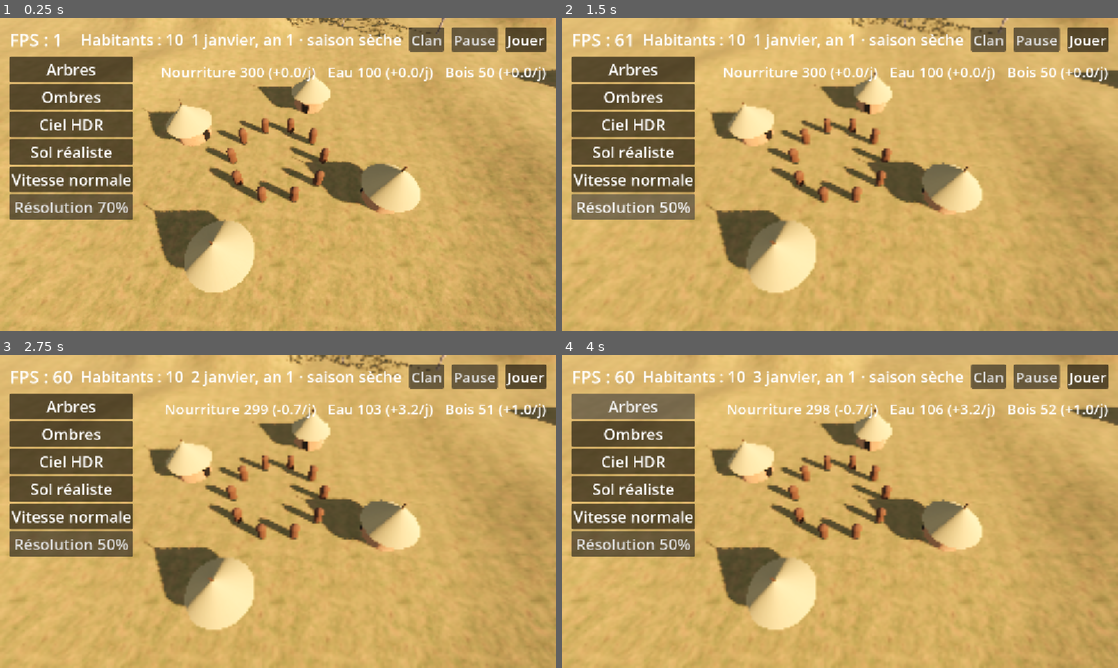
Above: before the commit, frames 1-4 (two rows, left to right).
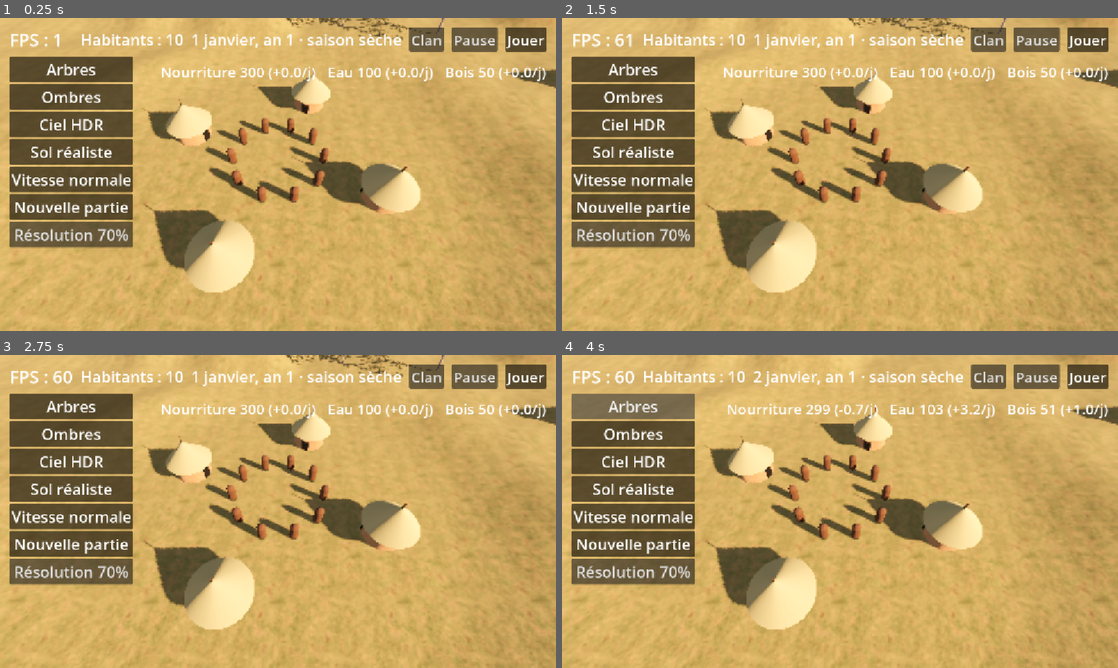
Above: after the commit, the same moments.

Repository: barroapk/faso-kanou
Game: Godot game, scene res://scenes/main.tscn
The game is run twice, just before and just after one commit, with the same random seed, the same clock (stepped at 60 frames per second) and the same inputs. A sky picture missing from this copy of the repository is replaced by a grey-blue gradient.
Inputs (mouse positions are in pixels of both pictures, inside the frame that each line leads up to):
- Up to frame 1 (0.25 s): no input
- Up to frame 2 (1.5 s): click (634, 205) at 0.5 s, where only the run after the commit has a clickable "Nouvelle partie"; click (634, 205) at 1.25 s, where only the run after the commit has a clickable "Nouvelle partie"
- Up to frame 3 (2.75 s): click "Jouer" at 2 s
- Up to frame 4 (4 s): click "Jouer" at 2.75 s; click "Arbres" at 3.5 s

The runs differ from the first frame. In frame 1, 2.3% of the frame differs, in the area x 1-24%, y 58-74%; in frame 2, 4.7%, in the area x 1-100%, y 0-88%; in frame 3, 4.0%; in frame 4, 3.2%.

Commit message:
v0.2 : sauvegarde et chargement fiables

Diff:
--- a/project.godot
+++ b/project.godot
@@ -9,15 +9,17 @@
 config_version=5
 
 [application]
-boot_splash/image="res://assets/ecran_demarrage.png"
-boot_splash/bg_color=Color(0.16, 0.06, 0.05, 1)
-boot_splash/show_image=true
-boot_splash/fullsize=true
 
 config/name="FasoKanou"
 run/main_scene="res://scenes/main.tscn"
 config/features=PackedStringArray("4.7", "GL Compatibility")
+boot_splash/bg_color=Color(0.16, 0.06, 0.05, 1)
 config/icon="res://icon.svg"
+boot_splash/image="res://assets/ecran_demarrage.png"
+
+[autoload]
+
+Civilisation="*res://scripts/core/civilisation.gd"
 
 [display]
 
@@ -29,12 +31,8 @@
 3d/physics_engine="Jolt Physics"
 
 [rendering]
-textures/vram_compression/import_etc2_astc=true
 
 rendering_device/driver.windows="d3d12"
 renderer/rendering_method="gl_compatibility"
 renderer/rendering_method.mobile="gl_compatibility"
-
-[autoload]
-
-Civilisation="*res://scripts/core/civilisation.gd"
+textures/vram_compression/import_etc2_astc=true
--- a/scripts/core/civilisation.gd
+++ b/scripts/core/civilisation.gd
@@ -1,13 +1,36 @@
 extends Node
 
-var temps = preload("res://scripts/core/temps.gd").new()
-var population = preload("res://scripts/core/population.gd").new()
-var ressources = preload("res://scripts/core/ressources.gd").new()
+const DOSSIER := "user://"
+const FICHIER := "partie.json"
+const VERSION := 1
+const TEMPS = preload("res://scripts/core/temps.gd")
+const POPULATION = preload("res://scripts/core/population.gd")
+const RESSOURCES = preload("res://scripts/core/ressources.gd")
+
+var temps
+var population
+var ressources
 
 func _ready() -> void:
+    if not _charger(FICHIER) and not _charger(FICHIER + ".bak"):
+        _nouvelle()
+    _brancher()
+
+func _nouvelle() -> void:
+    temps = TEMPS.new()
+    population = POPULATION.new()
+    ressources = RESSOURCES.new()
     population.creer_clan_initial(temps.jour_total)
+
+func _brancher() -> void:
     temps.nouveau_jour.connect(_jour_passe)
     temps.nouveau_mois.connect(_mois_passe)
+
+func nouvelle_partie() -> void:
+    _nouvelle()
+    _brancher()
+    sauvegarder()
+    get_tree().reload_current_scene()
 
 func _jour_passe() -> void:
     ressources.jour_passe(population, temps.jour_total, temps.saison_des_pluies())
@@ -15,6 +38,45 @@
 
 func _mois_passe() -> void:
     population.mois_passe(temps.jour_total, ressources.stocks["nourriture"] > 100.0)
+    sauvegarder()
 
 func _process(delta: float) -> void:
     temps.avancer(delta)
+
+func _notification(what: int) -> void:
+    if what == NOTIFICATION_APPLICATION_PAUSED or what == NOTIFICATION_APPLICATION_FOCUS_OUT or what == NOTIFICATION_WM_CLOSE_REQUEST:
+        sauvegarder()
+
+func sauvegarder() -> void:
+    var donnees := {
+        "version": VERSION,
+        "temps": temps.vers_dict(),
+        "population": population.vers_dict(),
+        "ressources": ressources.vers_dict(),
+    }
+    var f := FileAccess.open(DOSSIER + FICHIER + ".tmp", FileAccess.WRITE)
+    if f == null:
+        push_error("Sauvegarde impossible")
+        return
+    f.store_string(JSON.stringify(donnees))
+    f.close()
+    var d := DirAccess.open(DOSSIER)
+    if d.file_exists(FICHIER):
+        d.rename(FICHIER, FICHIER + ".bak")
+    d.rename(FICHIER + ".tmp", FICHIER)
+
+func _charger(nom: String) -> bool:
+    var chemin := DOSSIER + nom
+    if not FileAccess.file_exists(chemin):
+        return false
+    var donnees = JSON.parse_string(FileAccess.get_file_as_string(chemin))
+    if typeof(donnees) != TYPE_DICTIONARY:
+        return false
+    temps = TEMPS.new()
+    population = POPULATION.new()
+    ressources = RESSOURCES.new()
+    temps.depuis_dict(donnees.get("temps", {}))
+    population.depuis_dict(donnees.get("population", {}))
+    ressources.depuis_dict(donnees.get("ressources", {}))
+    temps.vitesse = 1
+    return true
--- a/scripts/core/population.gd
+++ b/scripts/core/population.gd
@@ -105,3 +105,16 @@
     for h in morts:
         habitants.erase(h)
         deces.emit(h)
+
+func vers_dict() -> Dictionary:
+    return {"habitants": habitants, "prochain_id": prochain_id, "graine": str(rng.seed), "etat": str(rng.state)}
+
+func depuis_dict(d: Dictionary) -> void:
+    habitants = []
+    for h in d.get("habitants", []):
+        for cle in ["id", "naissance", "famille", "sante"]:
+            h[cle] = int(h[cle])
+        habitants.append(h)
+    prochain_id = int(d.get("prochain_id", 1))
+    rng.seed = int(d.get("graine", "2026"))
+    rng.state = int(d.get("etat", "0"))
--- a/scripts/main.gd
+++ b/scripts/main.gd
@@ -119,6 +119,7 @@
     _ajouter_bouton(boutons, "Ciel HDR", _changer_ciel)
     _ajouter_bouton(boutons, "Sol réaliste", func(actif): terrain.material_override = materiau_sol if actif else materiau_simple)
     _ajouter_bouton(boutons, "Vitesse normale", func(actif): Civilisation.temps.vitesse = 1 if actif else 3)
+    _ajouter_bouton(boutons, "Nouvelle partie", func(_actif): Civilisation.nouvelle_partie())
     var res := Button.new()
     res.text = "Résolution 70%"
     res.add_theme_font_size_override("font_size", 32)
Not shown, added: assets/ecran_demarrage.png.import
Not shown, changed: assets/sol/herbe_couleur.jpg.import
Not shown, changed: assets/sol/herbe_relief.jpg.import
Not shown, changed: assets/sol/roche_couleur.jpg.import
Not shown, changed: assets/sol/roche_relief.jpg.import
Not shown, added: scripts/core/civilisation.gd.uid
Not shown, added: scripts/core/population.gd.uid
Not shown, added: scripts/core/ressources.gd.uid
Not shown, added: scripts/core/temps.gd.uid
Not shown, added: scripts/interface/bandeau.gd.uid
